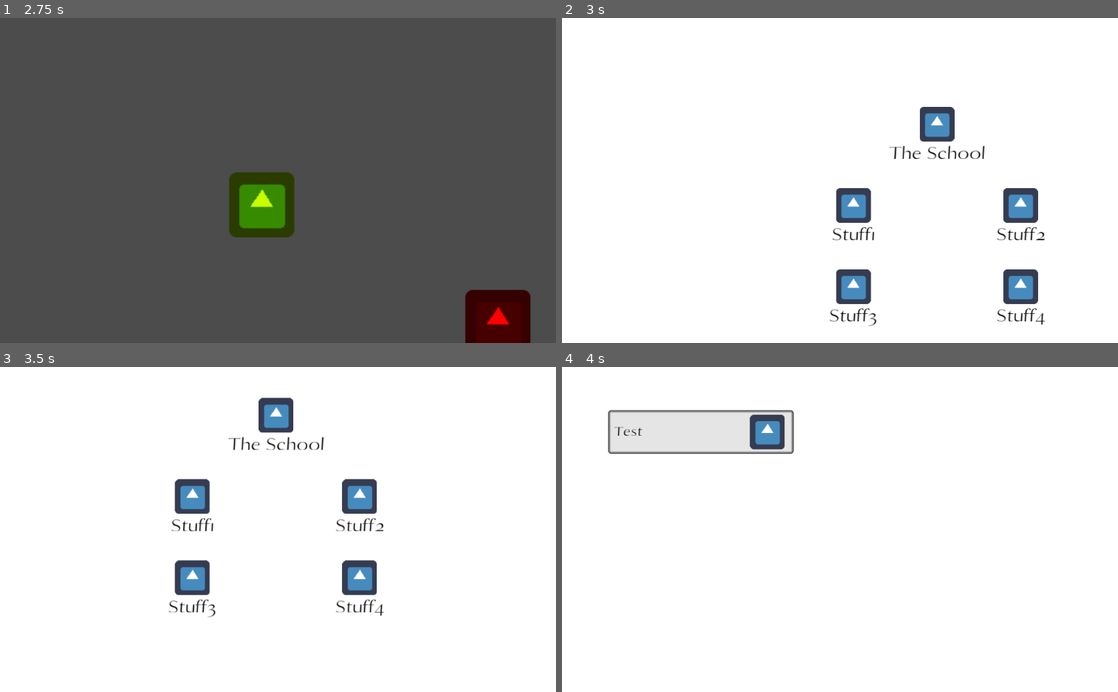
Above: before the commit, frames 1-4 (two rows, left to right).
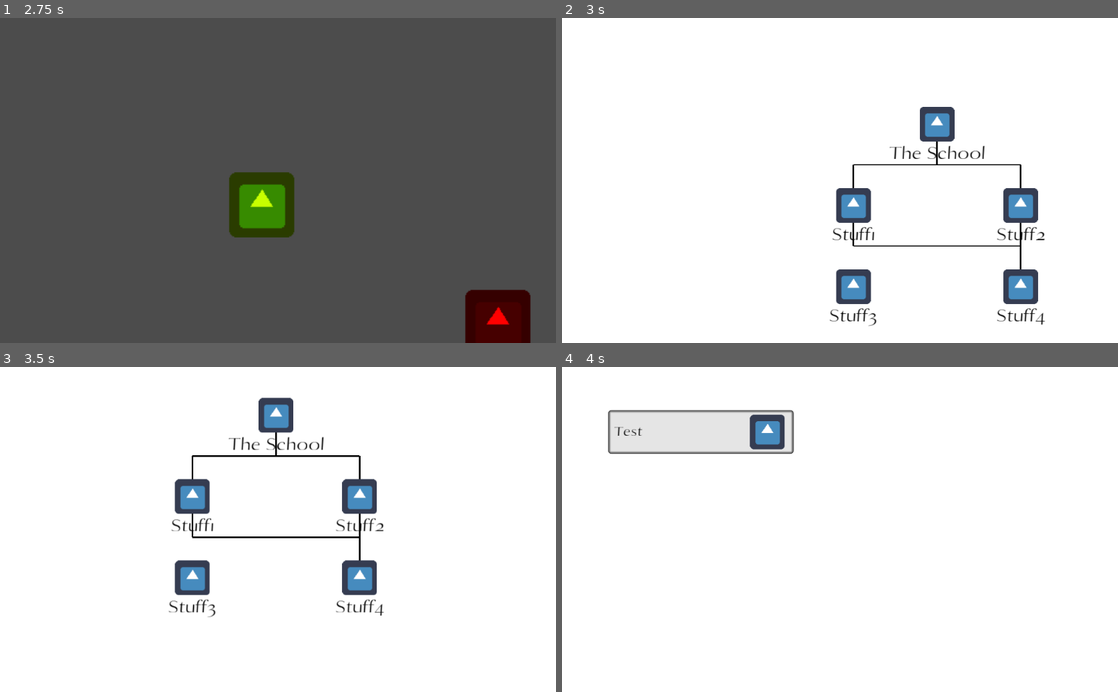
Above: after the commit, the same moments.

Repository: AndreMoukarzel/Grana-Preta
Game: Godot game, scene res://OpeningMenu.tscn
Same seed, same stepped clock (60 frames per second), same inputs: the game is played once before the commit and once after it. The engine's default icon, where the game draws it, is replaced by a stand-in: a white triangle on a blue panel in a dark square.
Inputs (mouse positions are in pixels of both pictures, inside the frame that each line leads up to):
- Up to frame 1 (2.75 s): tap Enter at 0.5 s; move the mouse to (400, 164) at 0.52 s; press the mouse at (400, 164) at 0.53 s; release the mouse at (400, 164) at 1.25 s; tap Space at 1.25 s; drag from (166, 196) to (250, 245) at 1.27 s; move the mouse to (333, 109) at 2.02 s; press the mouse at (333, 109) at 2.03 s
- Up to frame 2 (3 s): release the mouse at (895, 109) at 2.75 s; click (823, 203) at 2.75 s
- Up to frame 3 (3.5 s): no input
- Up to frame 4 (4 s): click "The School" at 3.5 s

Frame 1 is identical in both runs. In frame 2, 0.4% of the frame differs, in the area x 52-83%, y 38-78%; in frame 3, 0.5%, in the area x 34-65%, y 20-60%; in frame 4, nothing differs.

Commit message:
Add lines in ThemeTree for dependent Themes

Diff:
--- a/school/Themes/ThemeTree.gd
+++ b/school/Themes/ThemeTree.gd
@@ -5,6 +5,8 @@
 const INITIAL_Y = 50
 const DIST_Y = 150
 const DIST_X = 100
+const LINE_C = Color(0, 0, 0)
+const LINE_W = 2.5
 
 onready var total_size = OS.get_window_size().x - 100
 
@@ -14,6 +16,10 @@
 func _ready():
 	add_themes()
 	position_themes()
+	update()
+
+func _draw():
+	draw_lines()
 
 
 func add_themes():
@@ -23,7 +29,7 @@
 		var Theme = THEME_SCN.instance()
 		var theme_name = db.get_theme_name(id)
 		var icon = db.get_theme_icon(id)
-		var dependencies = db.get_theme_dependencies(id)
+#		var dependencies = db.get_theme_dependencies(id)
 		var height = db.get_theme_height(id)
 
 		Theme.set_name(theme_name)
@@ -43,3 +49,22 @@
 		for theme in height:
 			get_node(theme).rect_position.x = size * i
 			i += 1
+
+
+func draw_lines():
+	var db = SCHOOL_DB.new()
+
+	for id in range(db.themes.size()):
+		var theme_name = db.get_theme_name(id)
+		var dependencies = db.get_theme_dependencies(id)
+		var theme1 = get_node(theme_name)
+		var pos1 = theme1.rect_position + theme1.texture_normal.get_size()/2
+
+		for dependency in dependencies:
+			var theme2 = get_node(dependency)
+			var pos2 = theme2.rect_position + theme2.texture_normal.get_size()/2
+			var avg_y = (pos1.y + pos2.y)/2
+
+			draw_line(pos1, Vector2(pos1.x, avg_y), LINE_C, LINE_W)
+			draw_line(Vector2(pos1.x, avg_y), Vector2(pos2.x, avg_y), LINE_C, LINE_W)
+			draw_line(Vector2(pos2.x, avg_y), pos2, LINE_C, LINE_W)
